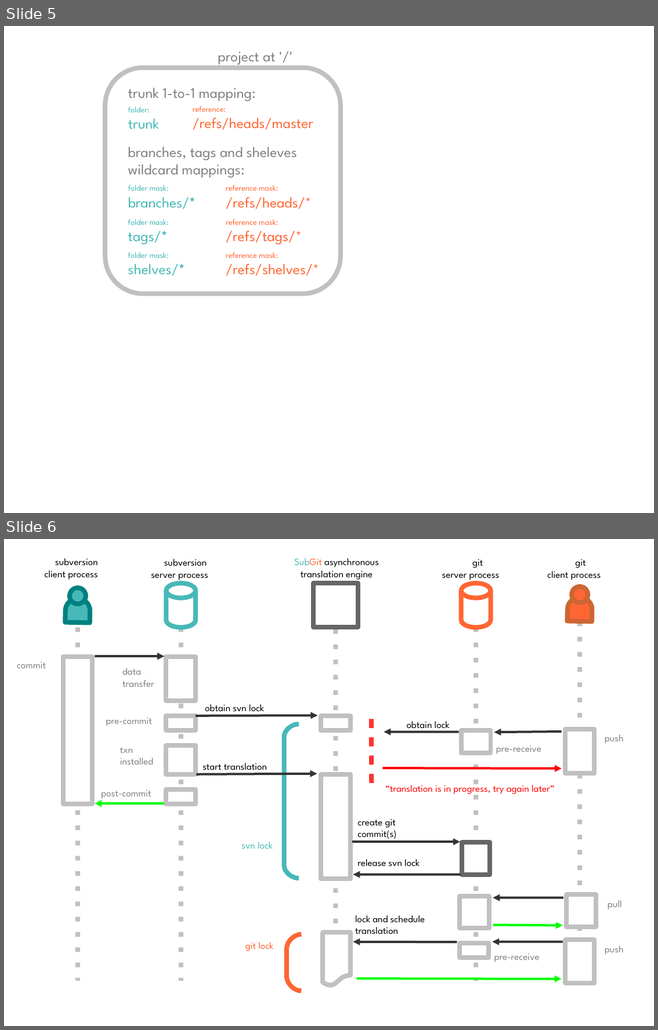
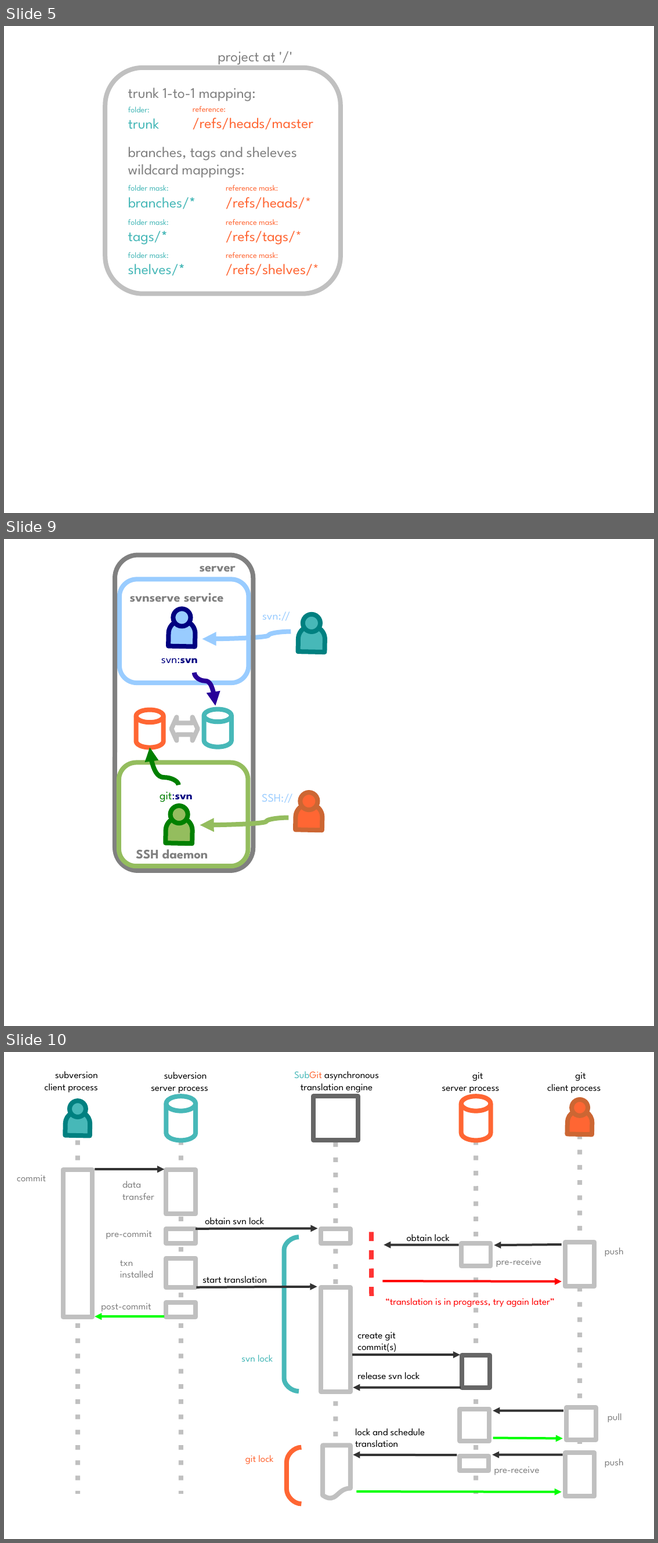
Before and after one commit to vs/subgit-book, a slide deck: subgit-book.odp. Shown one above the other, each under a label of ours: slides 5 and 6 before the commit, slides 5, 9 and 10 after it; the slides between them are not shown. The pictures are 658x1030 and 658x1543 pixels, drawn with LibreOffice and Linux fonts; fonts in the diff are those of the drawing. Boxes give left, top, right and bottom in pixels: in the first picture for what was removed or moved away, otherwise in the second. Text is boxed around its words. In the diff, an @@ line names an element or a change of style, - is before the commit and + after.

```diff
--- a/subgit-book.odp
+++ b/subgit-book.odp
@@ slide 9 added at bbox=[4, 539, 654, 1026], background #FFFFFF @@
@@ rounded rectangle added at bbox=[115, 555, 253, 871], outline #808080 5.67 pt @@
@@ text added at bbox=[199, 566, 235, 571], 16 pt, text #808080, bold @@
+server
@@ rounded rectangle added at bbox=[119, 579, 249, 683], outline #99CCFF 5.67 pt @@
@@ text added at bbox=[130, 593, 224, 602], 16 pt, text #808080, bold @@
+svnserve service
@@ flow chart delay added at bbox=[169, 620, 195, 647], fill #99CCFF, outline #000080 5.67 pt @@
@@ ellipse added at bbox=[173, 609, 191, 626], fill #99CCFF, outline #000080 5.67 pt @@
@@ text added at bbox=[262, 611, 290, 621], 14 pt, text #99CCFF @@
+svn://
@@ flow chart delay added at bbox=[298, 625, 325, 652], fill #47B8B8, outline #008080 5.67 pt @@
@@ ellipse added at bbox=[303, 614, 321, 632], fill #47B8B8, outline #008080 5.67 pt @@
@@ curved arrow added from (291, 632) to (202, 639), #99CCFF 5.67 pt @@
@@ text added at bbox=[161, 658, 198, 664], 14 pt, text #000080 @@
+svn:svn
@@ curved arrow added from (194, 673) to (216, 706), #280099 5.67 pt @@
@@ cylinder added at bbox=[136, 710, 163, 748], outline #FF6633 5.67 pt @@
@@ cylinder added at bbox=[204, 710, 231, 747], outline #47B8B8 5.67 pt @@
@@ left right arrow added at bbox=[172, 717, 198, 741], outline #C0C0C0 5.67 pt @@
@@ rounded rectangle added at bbox=[119, 762, 248, 866], outline #94BD5E 5.67 pt @@
@@ curved arrow added from (179, 785) to (150, 748), #008000 5.67 pt @@
@@ text added at bbox=[159, 792, 192, 802], 14 pt, text #000080 @@
+git:svn
@@ text added at bbox=[262, 794, 293, 803], 14 pt, text #99CCFF @@
+SSH://
@@ ellipse added at bbox=[300, 792, 318, 810], fill #FF6633, outline #CC6633 5.67 pt @@
@@ ellipse added at bbox=[170, 806, 188, 824], fill #94BD5E, outline #008000 5.67 pt @@
@@ flow chart delay added at bbox=[295, 803, 322, 830], fill #FF6633, outline #CC6633 5.67 pt @@
@@ flow chart delay added at bbox=[166, 817, 192, 843], fill #94BD5E, outline #008000 5.67 pt @@
@@ curved arrow added from (289, 818) to (199, 826), #94BD5E 5.67 pt @@
@@ text added at bbox=[136, 846, 208, 859], 16 pt, text #808080, bold @@
+SSH daemon
@@ what was slide 6 is now slide 10 @@
```
Also in this commit, not shown: 3 other slides added, 5 other files.
